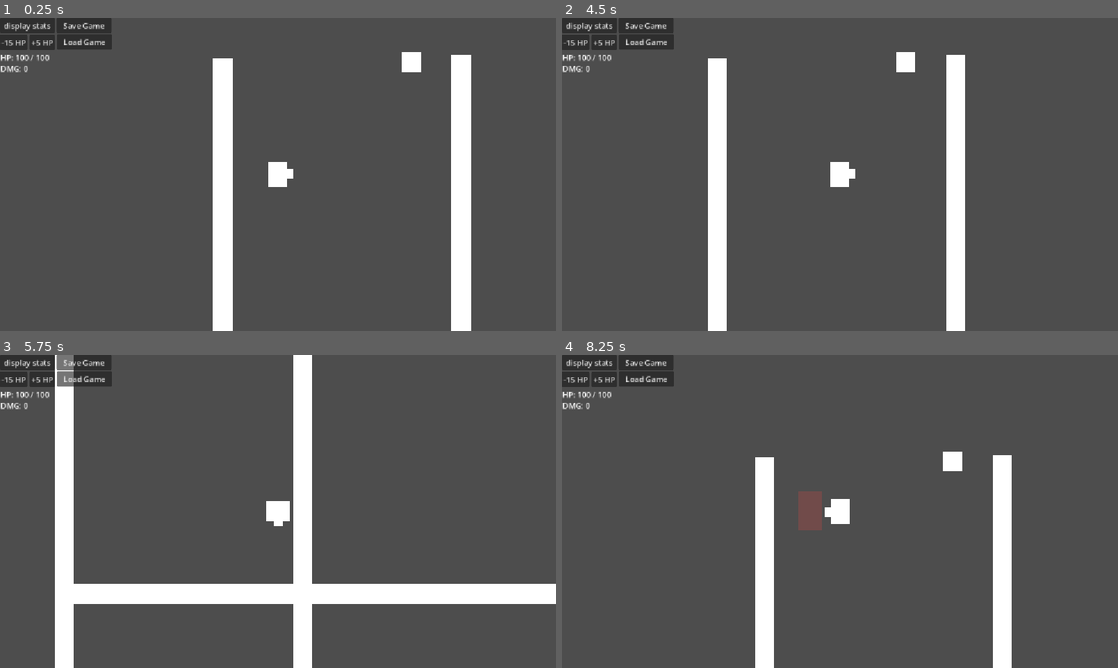
Above: before the commit, frames 1-4 (two rows, left to right).
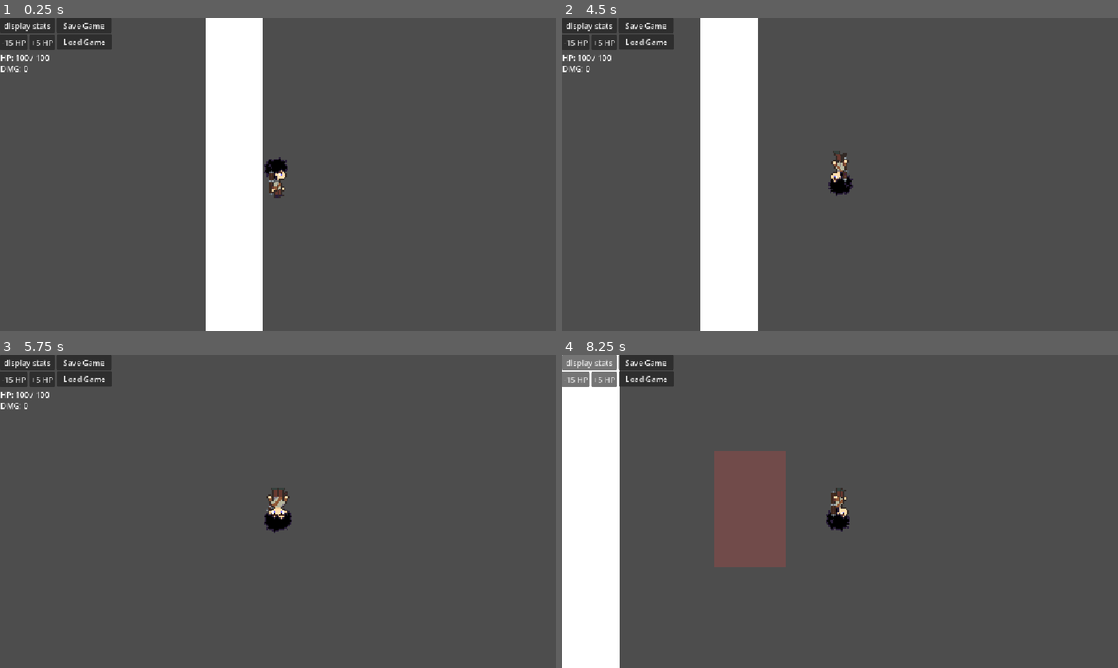
Above: after the commit, the same moments.

Repository: smymrr/Echeos-of-The-Veil
Game: Godot game, scene res://scenes/main.tscn
The game is run twice, just before and just after one commit, with the same random seed, the same clock (stepped at 60 frames per second) and the same inputs.
Inputs (mouse positions are in pixels of both pictures, inside the frame that each line leads up to):
- Up to frame 1 (0.25 s): no input
- Up to frame 2 (4.5 s): click "display stats" at 0.5 s; click "Save Game" at 1.25 s; click "Load Game" at 2 s; click "-15 HP" at 2.75 s; click "+5 HP" at 3.5 s; tap Enter at 4.25 s; move the mouse to (962, 158) at 4.27 s; hold D (move_right) from 4.28 s (still down); tap Shift (dash) at 4.35 s
- Up to frame 3 (5.75 s): move the mouse to (166, 527) at 5.02 s; release D (move_right) at 5.03 s; hold S (move_down) from 5.03 s (still down); tap Shift (dash) at 5.1 s
- Up to frame 4 (8.25 s): move the mouse to (895, 442) at 5.77 s; release S (move_down) at 5.78 s; hold D (move_right) 5.78-6.53 s; click (895, 442) at 5.85 s; tap Shift (dash) at 6.05, 6.6, 7.35 s; move the mouse to (812, 574) at 6.52 s; hold W (move_up) 6.53-7.28 s; move the mouse to (1006, 558) at 7.27 s; hold A (move_left) from 7.28 s (still down); move the mouse to (673, 464) at 8.02 s; click (673, 464) at 8.1 s

The runs differ from the first frame. In frame 1, 11% of the frame differs, in the area x 0-85%, y 0-100%; in frame 2, 11%; in frame 3, 13%; in frame 4, 20%, in the area x 0-81%, y 0-100%.

Commit message:
add idle and walking animation to player, refactor player dash functions

Diff:
--- a/project.godot
+++ b/project.godot
@@ -79,6 +79,7 @@
 
 [rendering]
 
+textures/canvas_textures/default_texture_filter=0
 rendering_device/driver.windows="d3d12"
 renderer/rendering_method="gl_compatibility"
 renderer/rendering_method.mobile="gl_compatibility"
--- a/scenes/player.tscn
+++ b/scenes/player.tscn
@@ -4,15 +4,284 @@
 [ext_resource type="Script" uid="uid://dmiio0uymrvp0" path="res://scripts/player/attack_component.gd" id="2_qlg0r"]
 [ext_resource type="Script" uid="uid://m6mun0klym4i" path="res://scripts/player/movement_component.gd" id="3_tuyoq"]
 [ext_resource type="Script" uid="uid://dakur280b02qg" path="res://scripts/player/direction_utils.gd" id="4_fjrip"]
+[ext_resource type="Texture2D" uid="uid://dyg4yku2u0c6a" path="res://assets/images/player/idle.png" id="5_tuyoq"]
+[ext_resource type="Texture2D" uid="uid://gthkbghc80af" path="res://assets/images/player/walk.png" id="6_fjrip"]
 
 [sub_resource type="RectangleShape2D" id="RectangleShape2D_tdg3f"]
-size = Vector2(50, 51)
+size = Vector2(20, 32)
 
 [sub_resource type="RectangleShape2D" id="RectangleShape2D_dtqjt"]
 size = Vector2(50, 80)
 
+[sub_resource type="AtlasTexture" id="AtlasTexture_smehm"]
+atlas = ExtResource("5_tuyoq")
+region = Rect2(0, 0, 32, 32)
+
+[sub_resource type="AtlasTexture" id="AtlasTexture_ur7pv"]
+atlas = ExtResource("5_tuyoq")
+region = Rect2(32, 0, 32, 32)
+
+[sub_resource type="AtlasTexture" id="AtlasTexture_y4r1p"]
+atlas = ExtResource("5_tuyoq")
+region = Rect2(64, 0, 32, 32)
+
+[sub_resource type="AtlasTexture" id="AtlasTexture_d2wvv"]
+atlas = ExtResource("5_tuyoq")
+region = Rect2(96, 0, 32, 32)
+
+[sub_resource type="AtlasTexture" id="AtlasTexture_3v2ag"]
+atlas = ExtResource("5_tuyoq")
+region = Rect2(0, 64, 32, 32)
+
+[sub_resource type="AtlasTexture" id="AtlasTexture_jej6c"]
+atlas = ExtResource("5_tuyoq")
+region = Rect2(32, 64, 32, 32)
+
+[sub_resource type="AtlasTexture" id="AtlasTexture_f1ej7"]
+atlas = ExtResource("5_tuyoq")
+region = Rect2(64, 64, 32, 32)
+
+[sub_resource type="AtlasTexture" id="AtlasTexture_oprun"]
+atlas = ExtResource("5_tuyoq")
+region = Rect2(96, 64, 32, 32)
+
+[sub_resource type="AtlasTexture" id="AtlasTexture_a8ls1"]
+atlas = ExtResource("5_tuyoq")
+region = Rect2(0, 32, 32, 32)
+
+[sub_resource type="AtlasTexture" id="AtlasTexture_qfm1y"]
+atlas = ExtResource("5_tuyoq")
+region = Rect2(32, 32, 32, 32)
+
+[sub_resource type="AtlasTexture" id="AtlasTexture_fulsm"]
+atlas = ExtResource("5_tuyoq")
+region = Rect2(64, 32, 32, 32)
+
+[sub_resource type="AtlasTexture" id="AtlasTexture_4r5pv"]
+atlas = ExtResource("5_tuyoq")
+region = Rect2(96, 32, 32, 32)
+
+[sub_resource type="AtlasTexture" id="AtlasTexture_60mlk"]
+atlas = ExtResource("5_tuyoq")
+region = Rect2(0, 96, 32, 32)
+
+[sub_resource type="AtlasTexture" id="AtlasTexture_i4ail"]
+atlas = ExtResource("5_tuyoq")
+region = Rect2(32, 96, 32, 32)
+
+[sub_resource type="AtlasTexture" id="AtlasTexture_a38lo"]
+atlas = ExtResource("5_tuyoq")
+region = Rect2(64, 96, 32, 32)
+
+[sub_resource type="AtlasTexture" id="AtlasTexture_4ni07"]
+atlas = ExtResource("5_tuyoq")
+region = Rect2(96, 96, 32, 32)
+
+[sub_resource type="AtlasTexture" id="AtlasTexture_l71n6"]
+atlas = ExtResource("6_fjrip")
+region = Rect2(0, 0, 32, 32)
+
+[sub_resource type="AtlasTexture" id="AtlasTexture_ke2ow"]
+atlas = ExtResource("6_fjrip")
+region = Rect2(32, 0, 32, 32)
+
+[sub_resource type="AtlasTexture" id="AtlasTexture_ujl30"]
+atlas = ExtResource("6_fjrip")
+region = Rect2(64, 0, 32, 32)
+
+[sub_resource type="AtlasTexture" id="AtlasTexture_31cv2"]
+atlas = ExtResource("6_fjrip")
+region = Rect2(96, 0, 32, 32)
+
+[sub_resource type="AtlasTexture" id="AtlasTexture_pf23h"]
+atlas = ExtResource("6_fjrip")
+region = Rect2(0, 96, 32, 32)
+
+[sub_resource type="AtlasTexture" id="AtlasTexture_dt7fs"]
+atlas = ExtResource("6_fjrip")
+region = Rect2(32, 96, 32, 32)
+
+[sub_resource type="AtlasTexture" id="AtlasTexture_wqfne"]
+atlas = ExtResource("6_fjrip")
+region = Rect2(64, 96, 32, 32)
+
+[sub_resource type="AtlasTexture" id="AtlasTexture_wnwbv"]
+atlas = ExtResource("6_fjrip")
+region = Rect2(96, 96, 32, 32)
+
+[sub_resource type="AtlasTexture" id="AtlasTexture_gl8cc"]
+atlas = ExtResource("6_fjrip")
+region = Rect2(0, 32, 32, 32)
+
+[sub_resource type="AtlasTexture" id="AtlasTexture_487ah"]
+atlas = ExtResource("6_fjrip")
+region = Rect2(32, 32, 32, 32)
+
+[sub_resource type="AtlasTexture" id="AtlasTexture_md1ol"]
+atlas = ExtResource("6_fjrip")
+region = Rect2(64, 32, 32, 32)
+
+[sub_resource type="AtlasTexture" id="AtlasTexture_bj30b"]
+atlas = ExtResource("6_fjrip")
+region = Rect2(96, 32, 32, 32)
+
+[sub_resource type="AtlasTexture" id="AtlasTexture_jc3p3"]
+atlas = ExtResource("6_fjrip")
+region = Rect2(0, 64, 32, 32)
+
+[sub_resource type="AtlasTexture" id="AtlasTexture_hax0n"]
+atlas = ExtResource("6_fjrip")
+region = Rect2(32, 64, 32, 32)
+
+[sub_resource type="AtlasTexture" id="AtlasTexture_t4otl"]
+atlas = ExtResource("6_fjrip")
+region = Rect2(64, 64, 32, 32)
+
+[sub_resource type="AtlasTexture" id="AtlasTexture_j2b1d"]
+atlas = ExtResource("6_fjrip")
+region = Rect2(96, 64, 32, 32)
+
+[sub_resource type="SpriteFrames" id="SpriteFrames_r6hca"]
+animations = [{
+"frames": [{
+"duration": 1.0,
+"texture": SubResource("AtlasTexture_smehm")
+}, {
+"duration": 1.0,
+"texture": SubResource("AtlasTexture_ur7pv")
+}, {
+"duration": 1.0,
+"texture": SubResource("AtlasTexture_y4r1p")
+}, {
+"duration": 1.0,
+"texture": SubResource("AtlasTexture_d2wvv")
+}],
+"loop": 1,
+"name": &"idle_down",
+"speed": 5.0
+}, {
+"frames": [{
+"duration": 1.0,
+"texture": SubResource("AtlasTexture_3v2ag")
+}, {
+"duration": 1.0,
+"texture": SubResource("AtlasTexture_jej6c")
+}, {
+"duration": 1.0,
+"texture": SubResource("AtlasTexture_f1ej7")
+}, {
+"duration": 1.0,
+"texture": SubResource("AtlasTexture_oprun")
+}],
+"loop": 1,
+"name": &"idle_left",
+"speed": 5.0
+}, {
+"frames": [{
+"duration": 1.0,
+"texture": SubResource("AtlasTexture_a8ls1")
+}, {
+"duration": 1.0,
+"texture": SubResource("AtlasTexture_qfm1y")
+}, {
+"duration": 1.0,
+"texture": SubResource("AtlasTexture_fulsm")
+}, {
+"duration": 1.0,
+"texture": SubResource("AtlasTexture_4r5pv")
+}],
+"loop": 1,
+"name": &"idle_right",
+"speed": 5.0
+}, {
+"frames": [{
+"duration": 1.0,
+"texture": SubResource("AtlasTexture_60mlk")
+}, {
+"duration": 1.0,
+"texture": SubResource("AtlasTexture_i4ail")
+}, {
+"duration": 1.0,
+"texture": SubResource("AtlasTexture_a38lo")
+}, {
+"duration": 1.0,
+"texture": SubResource("AtlasTexture_4ni07")
+}],
+"loop": 1,
+"name": &"idle_up",
+"speed": 5.0
+}, {
+"frames": [{
+"duration": 1.0,
+"texture": SubResource("AtlasTexture_l71n6")
+}, {
+"duration": 1.0,
+"texture": SubResource("AtlasTexture_ke2ow")
+}, {
+"duration": 1.0,
+"texture": SubResource("AtlasTexture_ujl30")
+}, {
+"duration": 1.0,
+"texture": SubResource("AtlasTexture_31cv2")
+}],
+"loop": 1,
+"name": &"walk_down",
+"speed": 6.0
+}, {
+"frames": [{
+"duration": 1.0,
+"texture": SubResource("AtlasTexture_pf23h")
+}, {
+"duration": 1.0,
+"texture": SubResource("AtlasTexture_dt7fs")
+}, {
+"duration": 1.0,
+"texture": SubResource("AtlasTexture_wqfne")
+}, {
+"duration": 1.0,
+"texture": SubResource("AtlasTexture_wnwbv")
+}],
+"loop": 1,
+"name": &"walk_left",
+"speed": 7.0
+}, {
+"frames": [{
+"duration": 1.0,
+"texture": SubResource("AtlasTexture_gl8cc")
+}, {
+"duration": 1.0,
+"texture": SubResource("AtlasTexture_487ah")
+}, {
+"duration": 1.0,
+"texture": SubResource("AtlasTexture_md1ol")
+}, {
+"duration": 1.0,
+"texture": SubResource("AtlasTexture_bj30b")
+}],
+"loop": 1,
+"name": &"walk_right",
+"speed": 7.0
+}, {
+"frames": [{
+"duration": 1.0,
+"texture": SubResource("AtlasTexture_jc3p3")
+}, {
+"duration": 1.0,
+"texture": SubResource("AtlasTexture_hax0n")
+}, {
+"duration": 1.0,
+"texture": SubResource("AtlasTexture_t4otl")
+}, {
+"duration": 1.0,
+"texture": SubResource("AtlasTexture_j2b1d")
+}],
+"loop": 1,
+"name": &"walk_up",
+"speed": 7.0
+}]
+
 [node name="Player" type="CharacterBody2D" unique_id=1987352962]
-position = Vector2(111, 1)
+position = Vector2(4, 2)
 collision_mask = 6
 script = ExtResource("1_dqkch")
 
@@ -26,30 +295,7 @@
 script = ExtResource("4_fjrip")
 
 [node name="PlayerCollision" type="CollisionShape2D" parent="." unique_id=1187332823]
-position = Vector2(6, 0)
 shape = SubResource("RectangleShape2D_tdg3f")
-
-[node name="ColorRect" type="ColorRect" parent="." unique_id=746685852]
-offset_left = -21.0
-offset_top = -25.0
-offset_right = 19.0
-offset_bottom = 25.0
-pivot_offset = Vector2(20, 25)
-metadata/_edit_use_anchors_ = true
-
-[node name="ColorRect2" type="ColorRect" parent="ColorRect" unique_id=2073463614]
-layout_mode = 1
-anchors_preset = -1
-anchor_left = 1.05
-anchor_top = 0.48
-anchor_right = 1.05
-anchor_bottom = 0.48
-offset_left = -10.0
-offset_top = -10.0
-offset_right = 10.0
-offset_bottom = 10.0
-pivot_offset = Vector2(10, 20)
-metadata/_edit_use_anchors_ = true
 
 [node name="AttackHitbox" type="Area2D" parent="." unique_id=910346500]
 unique_name_in_owner = true
@@ -70,3 +316,9 @@
 metadata/_edit_use_anchors_ = true
 
 [node name="Camera2D" type="Camera2D" parent="." unique_id=1955371024]
+zoom = Vector2(3, 3)
+
+[node name="Sprite" type="AnimatedSprite2D" parent="." unique_id=414947906]
+sprite_frames = SubResource("SpriteFrames_r6hca")
+animation = &"walk_down"
+frame_progress = 0.29242367
--- a/scripts/global/player_data.gd
+++ b/scripts/global/player_data.gd
@@ -3,6 +3,7 @@
 signal stats_changed
 
 var SAVE_PATH: String = "user://save_game.json"
+var player: CharacterBody2D
 
 # Stats
 var base_max_health: int = 100
@@ -18,7 +19,7 @@
 var speed_modifiers: Dictionary = {}
 var max_health_modifiers: Dictionary = {}
 
-var last_position: Vector2
+var last_position: Vector2 = Vector2(50, 10)
 
 # Story
 # Story / Quests
@@ -40,6 +41,10 @@
 
 func _ready() -> void:
 	current_health = get_max_health()
+
+func _process(delta: float) -> void:
+	if (player != null):
+		last_position = player.position
 
 # Getter
 func get_max_health() -> int:
@@ -126,6 +131,8 @@
 		data.get("last_position_y", 0.0)
 	)
 
+	player.position = last_position
+
 	max_health_modifiers = data.get("max_health_modifier", {})
 	attack_modifiers = data.get("attack_modifiers", {})
 	defense_modifiers = data.get("defense_modifier", {})
--- a/scripts/player/movement_component.gd
+++ b/scripts/player/movement_component.gd
@@ -4,9 +4,14 @@
 # Movement Variables
 @export var speed: float = PlayerData.base_speed
 
-@export var dash_speed: float = 900.0
+@export var dash_speed: float = 200.0
 @export var dash_duration: float = 0.2
 @export var dash_cooldown: float = 2.0
+
+@onready var sprite: AnimatedSprite2D = $"../Sprite"
+
+var last_facing_direction: Vector2 = Vector2.RIGHT
+var body: CharacterBody2D
 
 # States
 var is_dashing: bool = false
@@ -15,16 +20,23 @@
 signal dash_started
 signal dash_finished
 
+func setup(player_body: CharacterBody2D):
+	body = player_body
+
 # Perhitungan velocity pergerakan normal
 func get_velocity(input_direction: Vector2) -> Vector2:
 	return input_direction * speed
 
-# TODO: Ganti logika ini sepenuhnya, ganti dengan animasi saja (ACA)
-func get_rotation_degrees(direction: Vector2) -> float:
-	return rad_to_deg(DirectionUtils.snap_to_cardinal(direction).angle())
+# Dash Mechanism
+func process_dash(input_direction: Vector2) -> void:
+	if Input.is_action_just_pressed("dash") and can_dash:
+		var target_dir = input_direction if input_direction != Vector2.ZERO else last_facing_direction
+		var dash_velocity = _start_dash(target_dir)
 
-# Dash Mechanism
-func start_dash(direction: Vector2) -> Vector2:
+		if dash_velocity != Vector2.ZERO:
+			body.velocity = dash_velocity
+
+func _start_dash(direction: Vector2) -> Vector2:
 	if not can_dash or direction == Vector2.ZERO:
 		return Vector2.ZERO
 
@@ -40,6 +52,26 @@
 
 	return direction.normalized() * dash_speed
 
+
+# Animation Process
+func process_animation(direction: Vector2) -> void:
+	if body.velocity != Vector2.ZERO:
+		_play_animation("walk", direction)
+	else:
+		_play_animation("idle",  direction)
+
+func _play_animation(prefix: String, direction: Vector2) -> void:
+	if abs(direction.x) >= abs(direction.y):
+		if direction.x > 0:
+			sprite.play(prefix + "_right")
+		else:
+			sprite.play(prefix + "_left")
+	else:
+		if direction.y > 0:
+			sprite.play(prefix + "_down")
+		else:
+			sprite.play(prefix + "_up")
+
 # Pergantian states
 func _on_dash_duration_timeout() -> void:
 	is_dashing = false
--- a/scripts/player/player.gd
+++ b/scripts/player/player.gd
@@ -4,6 +4,10 @@
 @onready var attack_component: AttackComponent = $AttackComponent
 
 var last_facing_direction: Vector2 = Vector2.RIGHT
+
+func _ready() -> void:
+	PlayerData.player = self
+	movement_component.setup(self)
 
 func _physics_process(_delta: float) -> void:
 	if Input.is_action_just_pressed("left_click") and not movement_component.is_dashing:
@@ -28,19 +32,11 @@
 	# Pergerakan biasa
 	if not movement_component.is_dashing:
 		velocity = movement_component.get_velocity(input_direction)
-		if has_input and attack_component.can_attack:
-			rotation_degrees = movement_component.get_rotation_degrees(input_direction)
 
-	process_dash(input_direction) # Dash
+	if attack_component.can_attack:
+		movement_component.process_animation(last_facing_direction)
 
-func process_dash(input_direction: Vector2) -> void:
-	if Input.is_action_just_pressed("dash") and movement_component.can_dash:
-		var target_dir = input_direction if input_direction != Vector2.ZERO else last_facing_direction
-		var dash_velocity = movement_component.start_dash(target_dir)
-
-		if dash_velocity != Vector2.ZERO:
-			velocity = dash_velocity
-			rotation_degrees = movement_component.get_rotation_degrees(target_dir)
+	movement_component.process_dash(input_direction) # Dash
 
 # ================================
 # ATTACK
Binary file added: assets/images/player/idle.png
Not shown, added: assets/images/player/idle.png.import
Binary file added: assets/images/player/idle_folder/16x32 Idle1.png
Not shown, added: assets/images/player/idle_folder/16x32 Idle1.png.import
Binary file added: assets/images/player/idle_folder/16x32 Idle10.png
Not shown, added: assets/images/player/idle_folder/16x32 Idle10.png.import
Binary file added: assets/images/player/idle_folder/16x32 Idle11.png
Not shown, added: assets/images/player/idle_folder/16x32 Idle11.png.import
Binary file added: assets/images/player/idle_folder/16x32 Idle12.png
Not shown, added: assets/images/player/idle_folder/16x32 Idle12.png.import
Binary file added: assets/images/player/idle_folder/16x32 Idle13.png
Not shown, added: assets/images/player/idle_folder/16x32 Idle13.png.import
(and 58 more such lines)
